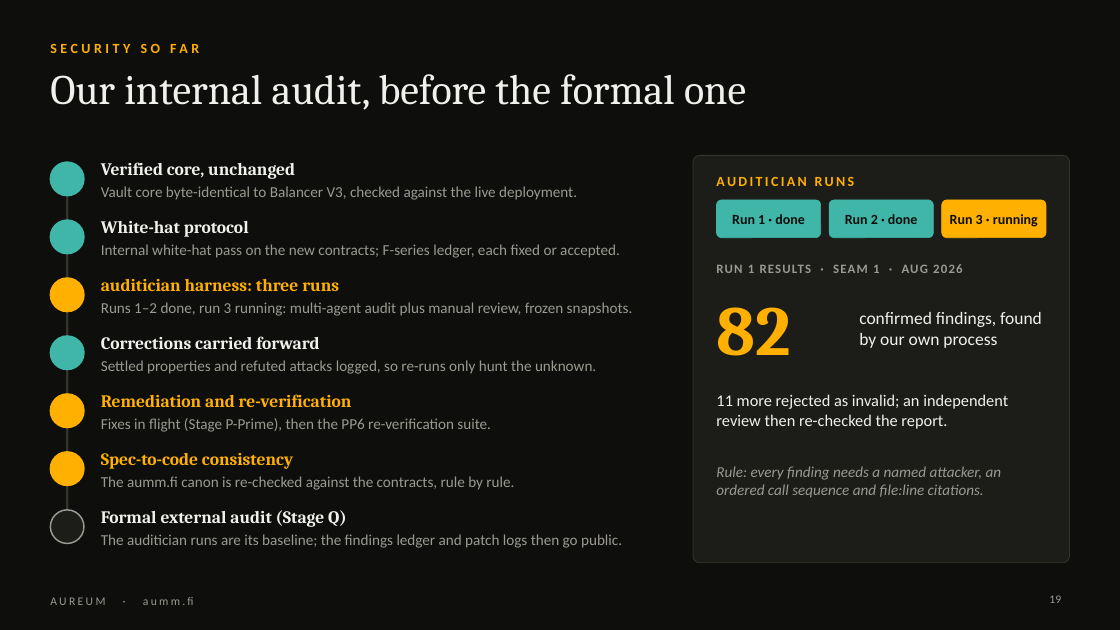
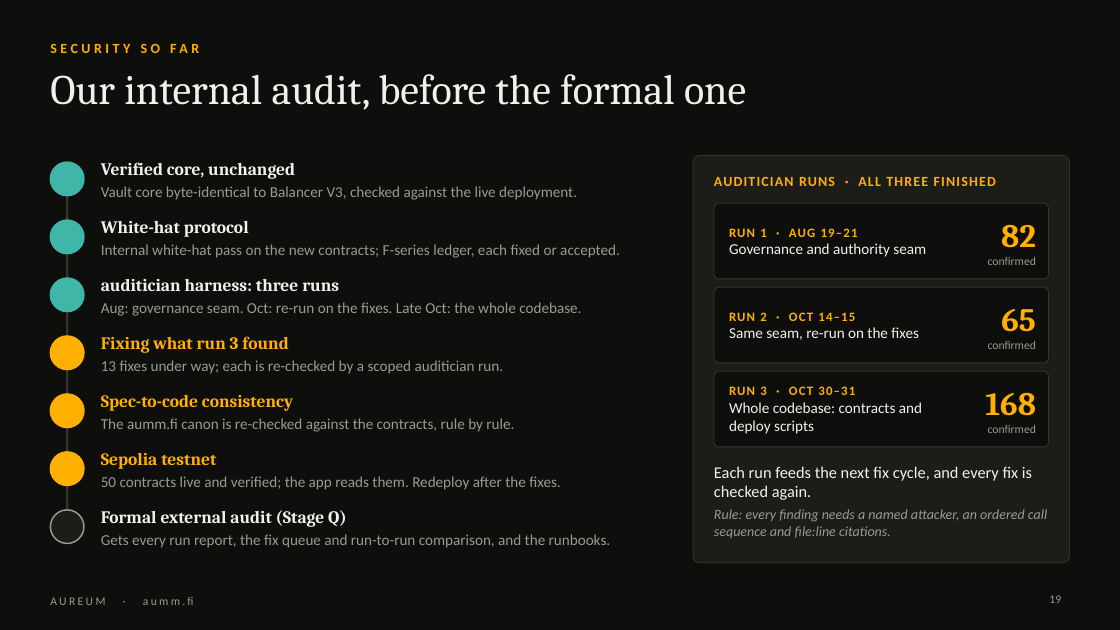
Before and after one commit to aummfi-bit/aumm-site, a slide deck: slide 19 of decks/Aureum_Intro_Nevin.pptx. Drawn at 1120x630 pixels with LibreOffice and Linux fonts; fonts in the diff are those of the drawing; background and template pictures are left out. Boxes give left, top, right and bottom in pixels: in the first picture for what was removed or moved away, otherwise in the second. Text is boxed around its words. In the diff, an @@ line names an element or a change of style, - is before the commit and + after.

```diff
--- a/decks/Aureum_Intro_Nevin.pptx
+++ b/decks/Aureum_Intro_Nevin.pptx
@@ text at (714, 177, 996, 186): text changed @@
-AUDITICIAN RUNS
+AUDITICIAN RUNS · ALL THREE FINISHED
@@ rounded rectangle added at (714, 203, 1049, 279), fill #0E0E0C, outline #34342E 0.75 pt @@
@@ rounded rectangle removed at (717, 200, 821, 238) @@
-Run 1 · done
@@ rounded rectangle removed at (829, 200, 933, 238) @@
-Run 2 · done
@@ rounded rectangle removed at (942, 200, 1046, 238) @@
-Run 3 · running
@@ text added at (729, 228, 926, 257), 13 pt, text #F0F0EC @@
+RUN 1 · AUG 19–21
+Governance and authority seam
@@ text added at (988, 225, 1036, 265), 10 pt, text #9A9A92 @@
+82
+confirmed
@@ text removed at (716, 264, 962, 273) @@
-RUN 1 RESULTS · SEAM 1 · AUG 2026
@@ ellipse at (50, 278, 84, 312): fill #FFB000 to #3FB6A8; outline #FFB000 1.25 pt to #3FB6A8 1.25 pt @@
@@ text "auditician harness: three runs" at (101, 279, 339, 291): text colour #FFB000 to #F0F0EC @@
@@ rounded rectangle added at (714, 287, 1049, 363), fill #0E0E0C, outline #34342E 0.75 pt @@
@@ text at (101, 302, 581, 316): text changed @@
-Runs 1–2 done, run 3 running: multi-agent audit plus manual review, frozen snapshots.
+Aug: governance seam. Oct: re-run on the fixes. Late Oct: the whole codebase.
@@ text at (729, 312, 919, 340): text changed; size 60 to 13 pt; font Cambria to Calibri; text colour #FFB000 to #F0F0EC; bold off @@
-82
+RUN 2 · OCT 14–15
+Same seam, re-run on the fixes
@@ text at (988, 309, 1036, 349): text changed; size 15 to 10 pt; text colour #F0F0EC to #9A9A92 @@
-confirmed findings, found by our own process
+65
+confirmed
@@ ellipse at (50, 336, 84, 370): fill #3FB6A8 to #FFB000; outline #3FB6A8 1.25 pt to #FFB000 1.25 pt @@
@@ text at (101, 336, 288, 353): text changed; text colour #F0F0EC to #FFB000 @@
-Corrections carried forward
+Fixing what run 3 found
@@ text "Spec-to-code consistency": place and size @@
-text "Spec-to-code consistency" at (101, 453, 293, 469)
+text "Spec-to-code consistency" at (101, 395, 293, 411)
@@ text at (101, 360, 503, 374): text changed @@
-Settled properties and refuted attacks logged, so re-runs only hunt the unknown.
+13 fixes under way; each is re-checked by a scoped auditician run.
@@ rounded rectangle: place and size @@
-rounded rectangle at (716, 394, 1008, 429)
+rounded rectangle at (714, 371, 1049, 447)
@@ rounded rectangle at (714, 371, 1049, 447): fill none to #0E0E0C; outline none to #34342E 0.75 pt @@
@@ text added at (729, 386, 922, 434), 13 pt, text #F0F0EC @@
+RUN 3 · OCT 30–31
+Whole codebase: contracts and deploy scripts
@@ text "The aumm.fi canon is re-checked ...": place and size @@
-text "The aumm.fi canon is re-checked ..." at (101, 476, 514, 490)
+text "The aumm.fi canon is re-checked ..." at (101, 418, 514, 432)
@@ text removed at (101, 394, 352, 407) @@
-Remediation and re-verification
@@ text removed at (101, 418, 491, 432) @@
-Fixes in flight (Stage P-Prime), then the PP6 re-verification suite.
@@ text in rounded rectangle at (716, 394, 1008, 429): text removed @@
-11 more rejected as invalid; an independent review then re-checked the report.
@@ text added at (985, 393, 1036, 433), 10 pt, text #9A9A92 @@
+168
+confirmed
@@ text added at (101, 453, 216, 469), 15 pt, text #FFB000, bold @@
+Sepolia testnet
@@ text added at (101, 476, 560, 490), 13 pt, text #9A9A92 @@
+50 contracts live and verified; the app reads them. Redeploy after the fixes.
@@ text added at (714, 466, 1032, 500), 14 pt, text #F0F0EC @@
+Each run feeds the next fix cycle, and every fix is checked again.
@@ text "Rule: every finding needs a ...": place and size @@
-text "Rule: every finding needs a ..." at (716, 466, 1002, 498)
+text "Rule: every finding needs a ..." at (714, 509, 1047, 538)
@@ text "Rule: every finding needs a ..." at (714, 509, 1047, 538): size 13 to 12 pt @@
@@ text at (101, 534, 611, 548): text changed @@
-The auditician runs are its baseline; the findings ledger and patch logs then go public.
+Gets every run report, the fix queue and run-to-run comparison, and the runbooks.
```
Also in this commit, not shown: 1 other slide changed, 1 slide added, 3 other files.
